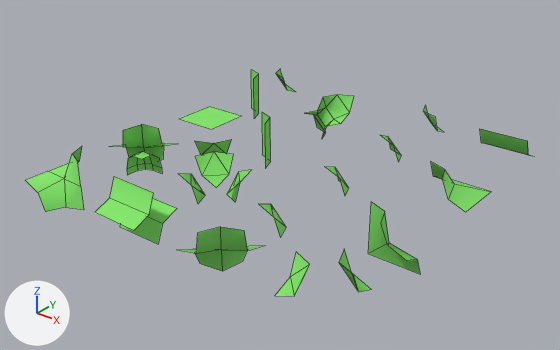
The Blender file datas/meshes/new-chunck-parts-lod-1.blend as it was, and as the next commit left it.
Both versions are drawn from a 50 mm camera at (11.86, -9.21, 6.93) aimed at (3.1, 1.75, 0.13). The lights are fixed; the arrows at lower left show +X, +Y and +Z. Mesh edges are drawn as thin lines.

Before the edit, the objects in view are built like this:
```python
ob_01011010 = bpy.data.objects.new('01011010', me_cube_033)
ob_01011010.location = (2.0, 0.0, 0.0)
ob_01110101 = bpy.data.objects.new('01110101', me_cube_028)
ob_01110101.location = (0.0, 4.0, 0.0)
ob_01111101 = bpy.data.objects.new('01111101', me_cube_002)
ob_01111101.location = (4.0, 4.0, 0.0)
ob_01111111 = bpy.data.objects.new('01111111', me_cube_026)
ob_01111111.location = (4.0, 0.0, 0.0)
ob_10100100 = bpy.data.objects.new('10100100', me_cube_023)
ob_10100100.location = (0.0, 0.0, 0.0)
ob_10110010 = bpy.data.objects.new('10110010', me_cube_009)
ob_10110010.location = (0.0, -2.0, 0.0)
ob_11000011 = bpy.data.objects.new('11000011', me_cube_020)
ob_11000011.location = (2.0, -2.0, 0.0)
ob_11001000 = bpy.data.objects.new('11001000', me_cube_012)
ob_11001000.location = (6.0, 0.0, 0.0)
ob_11110101 = bpy.data.objects.new('11110101', me_cube_018)
ob_11110101.location = (6.0, -2.0, 0.0)
# also in view: '11110000' at (0.5, 2.5, 0.5); '11111000' at (6.5, 2.5, 0.75); '11111100' at (6.5, 4.75, 0.75); '11100100' at (4.5, -1.5, 0.5); '10000100' at (2.5, 4.25, 0.5)
```
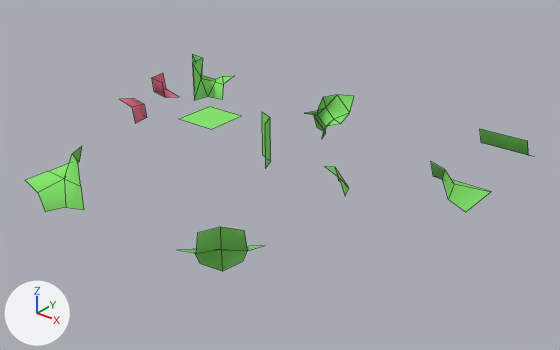
Commit message: Reduce count of parts in chunck-part files.

Boxes (x1, y1, x2, y2) around the edits, measured in the pictures (560 x 350 px):
```json
{"object": "11000011", "change": "deleted", "before": [95, 177, 177, 244], "on screen": "green"}
{"object": "01011010", "change": "deleted", "before": [178, 139, 251, 203], "on screen": "green"}
{"object": "10100100", "change": "deleted", "before": [111, 124, 172, 175], "on screen": "green"}
{"object": "11001000", "change": "deleted", "before": [368, 202, 420, 274], "on screen": "green"}
{"object": "11110101", "change": "deleted", "before": [275, 249, 371, 296], "on screen": "green"}
{"object": "10101000", "change": "shown", "after": [192, 54, 234, 100], "on screen": "green"}
{"object": "10000010", "change": "shown", "after": [120, 73, 179, 123]}
{"object": "01110101", "change": "deleted", "before": [251, 69, 295, 118], "on screen": "green"}
{"object": "01111111", "change": "deleted", "before": [259, 204, 286, 237]}
{"object": "01111101", "change": "deleted", "before": [380, 105, 444, 162]}
```

The change, as JSON lines over the scene's bpy script:
```json
{"op": "remove", "block": "ob_11001000", "code": ["ob_11001000 = bpy.data.objects.new('11001000', me_cube_012)", "ob_11001000.location = (6.0, 0.0, 0.0)"]}
{"op": "remove", "block": "ob_10101000", "code": "ob_10101000.hide_set(True)"}
{"op": "set", "path": "ob_10101000.location", "old": "(0.0, 0.0, 0.0)", "new": "(-2.0, 4.0, 0.0)"}
{"op": "remove", "block": "ob_10000010", "code": "ob_10000010.hide_set(True)"}
{"op": "set", "path": "ob_10000010.location", "old": "(0.0, 0.0, 0.0)", "new": "(-2.0, 2.0, 0.0)"}
{"op": "remove", "block": "ob_10100100", "code": ["ob_10100100 = bpy.data.objects.new('10100100', me_cube_023)", "ob_10100100.location = (0.0, 0.0, 0.0)"]}
{"op": "remove", "block": "ob_11000011", "code": ["ob_11000011 = bpy.data.objects.new('11000011', me_cube_020)", "ob_11000011.location = (2.0, -2.0, 0.0)"]}
{"op": "remove", "block": "ob_01111111", "code": ["ob_01111111 = bpy.data.objects.new('01111111', me_cube_026)", "ob_01111111.location = (4.0, 0.0, 0.0)"]}
{"op": "remove", "block": "ob_01011010", "code": ["ob_01011010 = bpy.data.objects.new('01011010', me_cube_033)", "ob_01011010.location = (2.0, 0.0, 0.0)"]}
{"op": "remove", "block": "ob_01110101", "code": ["ob_01110101 = bpy.data.objects.new('01110101', me_cube_028)", "ob_01110101.location = (0.0, 4.0, 0.0)"]}
{"op": "remove", "block": "ob_01111101", "code": ["ob_01111101 = bpy.data.objects.new('01111101', me_cube_002)", "ob_01111101.location = (4.0, 4.0, 0.0)"]}
{"op": "remove", "block": "ob_11110101", "code": ["ob_11110101 = bpy.data.objects.new('11110101', me_cube_018)", "ob_11110101.location = (6.0, -2.0, 0.0)"]}
```
